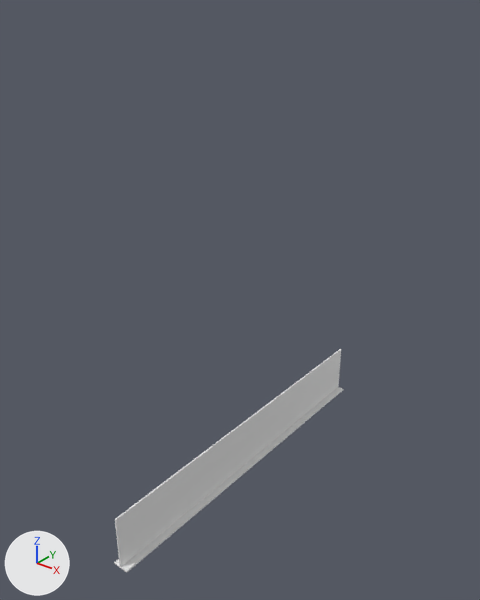
One commit to the Blender file models/meshes/arch/i-beam/i-beam.blend: the scene before it, then after it.
Rendered twice from a camera (50 mm lens) standing at (0.948, -1.726, 1.122) and looking at (-0.007, -0.532, 0.381). Lighting does not change. The marker at lower left points along +X, +Y and +Z.

Names of what the first picture shows: 'i-beam-roof-small'.
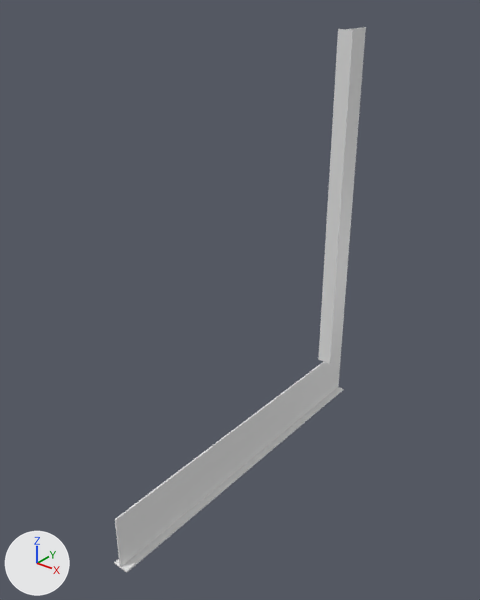
Scene script edits in JSON lines:
```json
{"op": "add", "block": "mat_material_006", "code": ["mat_material_006 = principled_material('Material.006')", "mat_material_006.base_color = (0.8, 0.8, 0.8)  # white #e7e7e7", "mat_material_006.roughness = 0.4"]}
{"op": "add", "block": "me_cube_007", "code": ["me_cube_007 = bpy.data.meshes.new('Cube.007')", "me_cube_007.from_pydata(...)  # 20 vertices, 18 faces; spans x -0.022..0.022, y -0.104..0.0, z 0.0..1.0", "me_cube_007.materials.append(mat_material_006)  # white #e7e7e7"]}
{"op": "add", "block": "ob_i_beam_wall_top", "code": ["ob_i_beam_wall_top = bpy.data.objects.new('i-beam-wall-top', me_cube_007)", "ob_i_beam_wall_top.location = (0.0, 0.0, 0.0)"]}
```

Pixel boxes (x1, y1, x2, y2) of what changed, in the pictures (480 x 600 px):
```json
{"object": "i-beam-wall-top", "change": "added", "after": [318, 27, 366, 364]}
```
